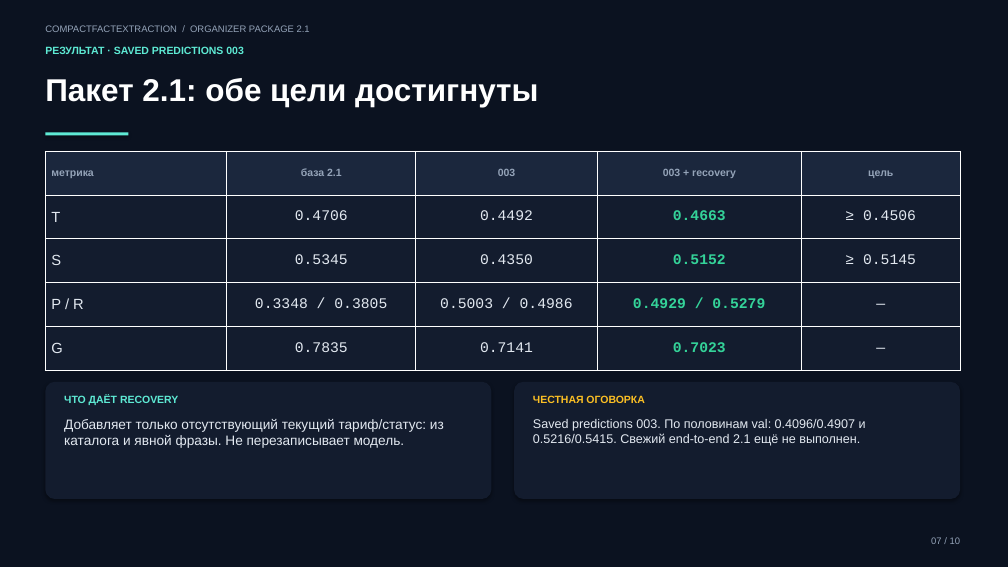
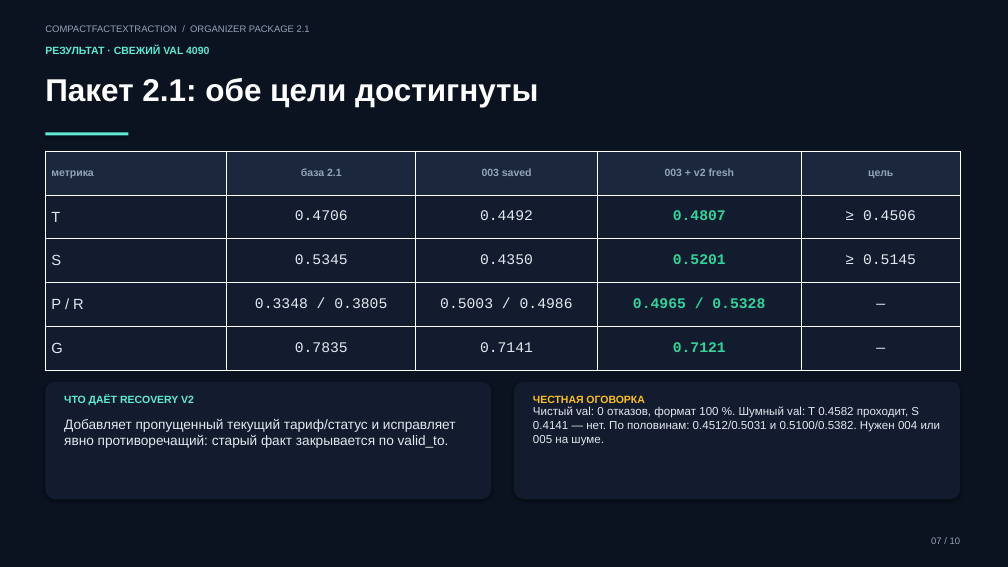
Before and after one commit to s1eelmouse/MWS, a slide deck: slide 7 of docs/defense-deck.pptx. Drawn at 1008x567 pixels with LibreOffice and Linux fonts; fonts in the diff are those of the drawing. Boxes give left, top, right and bottom in pixels: in the first picture for what was removed or moved away, otherwise in the second. Text is boxed around its words. In the diff, an @@ line names an element or a change of style, - is before the commit and + after.

Commit message:
docs: update 2.1 results with fresh 4090 val
Свежий end-to-end val 2.1 на 4090: 003 + recovery v2 даёт
T 0.4807 / S 0.5201, P/R 0.4965/0.5328, G 0.7121, 0 отказов.
Шумный val 2.1: T 0.4582 проходит цель, S 0.4141 — нет.

Добавлен отчёт experiments/4090-continue-003-v2 с компактными
вложениями, обновлены README, PLAN, RESULTS, MODEL, DEFENSE,
TRAINING_REPORT, SLIDES/SPEECH/DEMO, SUBMISSION, VALIDATION
и пересобран defense deck. Документы больше не выдают старые
0.4663/0.5152 за текущий результат.

```diff
--- a/docs/defense-deck.pptx
+++ b/docs/defense-deck.pptx
@@ text at (x1=45, y1=46, x2=209, y2=54): text changed @@
-РЕЗУЛЬТАТ · SAVED PREDICTIONS 003
+РЕЗУЛЬТАТ · СВЕЖИЙ VAL 4090
@@ table at (x1=45, y1=151, x2=960, y2=371) @@
-row 1, column 3: 003
+row 1, column 3: 003 saved
-row 1, column 4: 003 + recovery
+row 1, column 4: 003 + v2 fresh
-row 2, column 4: 0.4663
+row 2, column 4: 0.4807
-row 3, column 4: 0.5152
+row 3, column 4: 0.5201
-row 4, column 4: 0.4929 / 0.5279
+row 4, column 4: 0.4965 / 0.5328
-row 5, column 4: 0.7023
+row 5, column 4: 0.7121
@@ text at (x1=64, y1=395, x2=194, y2=405): text changed @@
-ЧТО ДАЁТ RECOVERY
+ЧТО ДАЁТ RECOVERY V2
@@ text at (x1=64, y1=419, x2=456, y2=448): text changed @@
-Добавляет только отсутствующий текущий тариф/статус: из каталога и явной фразы. Не перезаписывает модель.
+Добавляет пропущенный текущий тариф/статус и исправляет явно противоречащий: старый факт закрывается по valid_to.
@@ text at (x1=533, y1=407, x2=941, y2=446): text changed; size 12 to 11 pt @@
-Saved predictions 003. По половинам val: 0.4096/0.4907 и 0.5216/0.5415. Свежий end-to-end 2.1 ещё не выполнен.
+Чистый val: 0 отказов, формат 100 %. Шумный val: T 0.4582 проходит, S 0.4141 — нет. По половинам: 0.4512/0.5031 и 0.5100/0.5382. Нужен 004 или 005 на шуме.
```
Also in this commit, not shown: 3 other slides changed, 28 other files.
